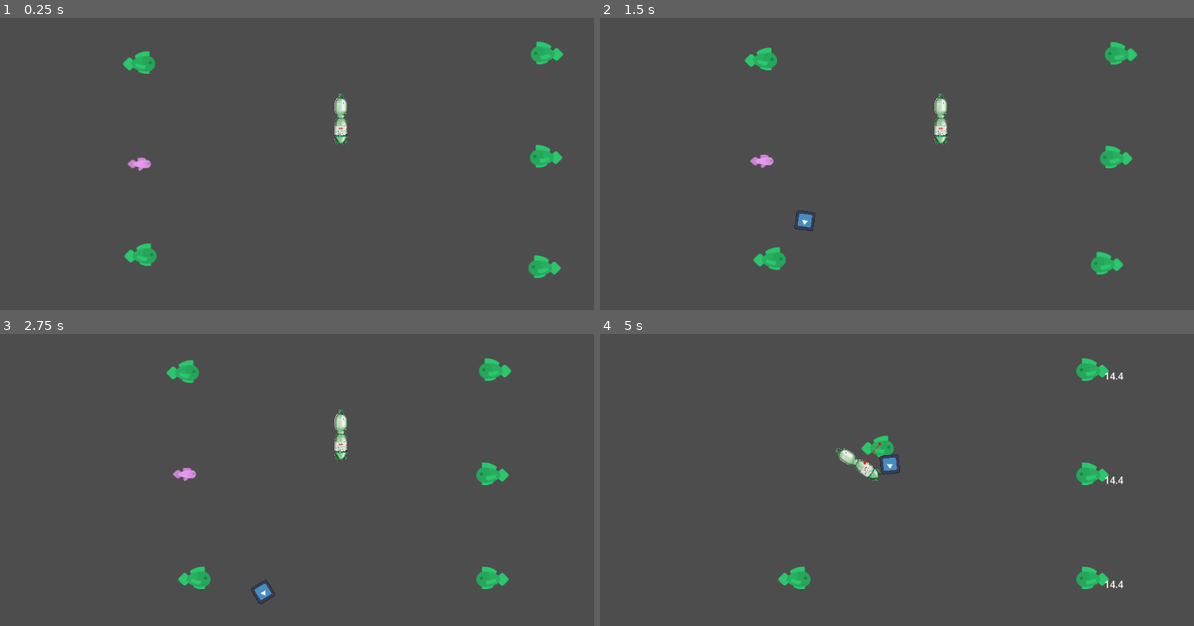
Above: before the commit, frames 1-4 (two rows, left to right).
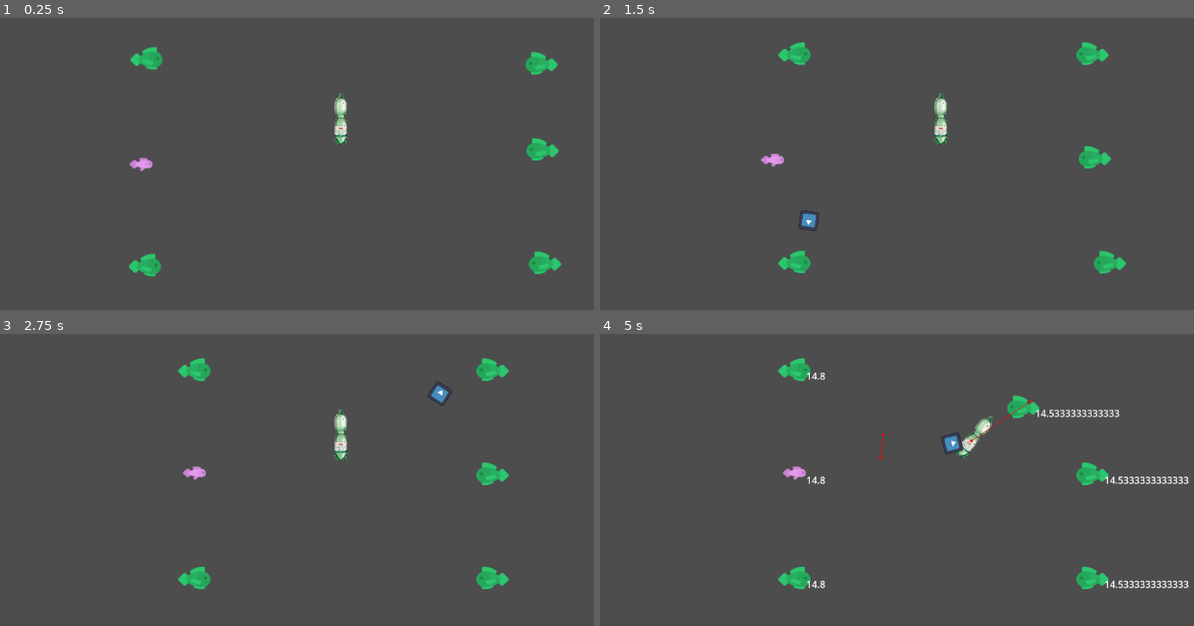
Above: after the commit, the same moments.

Repository: c0vvb0yy/gay-flankyball
Game: Godot game, scene res://stages/stage_root.tscn
The game is run twice, just before and just after one commit, with the same random seed, the same clock (stepped at 60 frames per second) and the same inputs. The engine's default icon, where the game draws it, is replaced by a stand-in: a white triangle on a blue panel in a dark square.
Inputs (mouse positions are in pixels of both pictures, inside the frame that each line leads up to):
- Up to frame 1 (0.25 s): no input
- Up to frame 2 (1.5 s): tap Enter (ui_accept) at 0.5, 1.35 s; move the mouse to (1093, 102) at 0.52 s; hold Right (ui_right) 0.53-1.28 s; hold Enter (ui_accept) 0.53-1.28 s; click (1093, 102) at 0.67 s; move the mouse to (807, 143) at 1.27 s; hold Down (ui_down) from 1.28 s (still down); click (807, 143) at 1.42 s
- Up to frame 3 (2.75 s): tap Enter (ui_accept) at 1.52, 1.82 s; move the mouse to (409, 354) at 2.02 s; release Down (ui_down) at 2.03 s; hold Right (ui_right) from 2.03 s (still down); hold Enter (ui_accept) from 2.03 s (still down); click (409, 354) at 2.17 s
- Up to frame 4 (5 s): move the mouse to (908, 515) at 2.77 s; release Right (ui_right) at 2.78 s; release Enter (ui_accept) at 2.78 s; hold Up (ui_up) 2.78-3.53 s; tap Enter (ui_accept) at 2.85, 3.02, 3.32, 4.35, 4.52, 4.82 s; click (908, 515) at 2.92 s; move the mouse to (1152, 497) at 3.52 s; hold Enter (ui_accept) 3.53-4.28 s; hold Left (ui_left) from 3.53 s (still down); click (1152, 497) at 3.67 s; move the mouse to (736, 380) at 4.27 s; click (736, 380) at 4.42 s

The runs differ from the first frame. In frame 1, 1.7% of the frame differs, in the area x 20-95%, y 7-90%; in frame 2, 2.5%; in frame 3, 0.9%; in frame 4, 2.9%, in the area x 29-100%, y 8-88%.

Commit message:
bit of renaming and trying to get the game to work

Diff:
--- a/new-game-project/Entities/game.gd
+++ b/new-game-project/Entities/game.gd
@@ -36,7 +36,7 @@
 func get_center():
 	return $TargetBottleSpawnPosition.global_position
 
-func add_player(character:String, allied:bool, delay:=0.0):
+func add_participant(character:String, allied:bool, delay:=0.0):
 	var team_members:int
 	if allied:
 		team_members = team_members_allied.size()
@@ -74,30 +74,33 @@
 
 	var t = create_tween()
 	t.tween_property(participant, "position", goal_position, randf_range(0.7, 3.5))
-	t.tween_callback(remove_player_blocker)
+	t.tween_callback(remove_participant_blocker)
 	participant.start_position = goal_position
 	# TODO: after delay, the player enters from off screen
 	# when they have reached their goal opsition, they emit a signal to reduce blockers here
 	# when 0 blockers are reached, call start_match
 
-var player_blockers := 0
+var participant_blockers := 0
 func initiate_match():
 	participants_enemy.clear()
 	participants_allied.clear()
 	turn_order_index = 0
-	player_blockers = team_members_enemy.size() + team_members_allied.size()
+	participant_blockers = team_members_enemy.size() + team_members_allied.size()
 	reset_target_bottle()
 	for i in team_members_allied.size():
-		add_player(team_members_allied[i], true, i * randf_range(1.5, 2.5))
+		add_participant(team_members_allied[i], true, i * randf_range(1.5, 2.5))
 	for i in team_members_enemy.size():
-		add_player(team_members_enemy[i], false, i * randf_range(1.5, 2.5))
+		add_participant(team_members_enemy[i], false, i * randf_range(1.5, 2.5))
 
-func remove_player_blocker():
-	player_blockers -= 1
-	if player_blockers <= 0:
+func remove_participant_blocker():
+	participant_blockers -= 1
+	if participant_blockers <= 0:
 		start_match()
 
 func reset_target_bottle():
+	print("resetting")
+	for bottle : ProjectileBottle in get_tree().get_nodes_in_group("projectile"):
+		bottle.queue_free()
 	var target_bottle : RigidBody2D = $TargetBottle
 	target_bottle.position = $TargetBottleSpawnPosition.position
 	target_bottle.linear_velocity = Vector2.ZERO
@@ -116,10 +119,9 @@
 
 func start_match():
 	get_tree().create_timer(2)
-	print("start")
 	# build turn order
-	var player_count = team_members_enemy.size() + team_members_allied.size()
-	for i in player_count:
+	var participant_count = team_members_enemy.size() + team_members_allied.size()
+	for i in participant_count:
 		if i % 2 == 0:# enemy on odds so allied team always goes first
 			turn_order.append(participants_enemy[i / 2])
 		else:
@@ -127,7 +129,6 @@
 	turn_order[turn_order_index].set_active(true)
 
 func start_defense():
-	print("defend")
 	var defender:Participant
 	if is_attacker_allied():
 		defender = participants_enemy[defender_index_enemy]
--- a/new-game-project/Entities/participants/Player/player.gd
+++ b/new-game-project/Entities/participants/Player/player.gd
@@ -13,7 +13,11 @@
 	super()
 
 func _input(event):
-	if event.is_action_pressed("ui_accept") and state == State.Aiming:
+	var left_click := false
+	if event is InputEventMouseButton:
+		if event.button_index == MOUSE_BUTTON_LEFT and event.pressed:
+			left_click = true
+	if (event.is_action_pressed("ui_accept") or left_click) and state == State.Aiming:
 		if not targeter.is_rotation_set:
 			targeter.is_rotation_set = true
 			return
@@ -24,12 +28,13 @@
 	if state == State.Defending:
 		catcher.look_at(get_global_mouse_position())
 		#catcher.rotate(get_drunk_sway() * 0.5)
-		if event is InputEventMouseButton:
-			if event.button_index == MOUSE_BUTTON_LEFT and event.pressed:
-				attempt_catch()
-				print("hsdgfhsdg")
+		if left_click:
+			attempt_catch()
+			print("hsdgfhsdg")
 
 func _physics_process(delta: float) -> void:
+	if state != State.Defending:
+		return
 	var input_direction = Input.get_vector("ui_left", "ui_right", "ui_up", "ui_down")
 
 	if input_direction != Vector2.ZERO:
@@ -39,6 +44,7 @@
 		#position = lerp(position, position + input * deftness, 0.1)
 
 func set_active(value:bool):
+	await  get_tree().process_frame
 	super(value)
 	state = State.Aiming
 	$Targeter.visible = active
@@ -57,7 +63,6 @@
 func start_defending():
 	super()
 	$Catcher.visible = true
-	print("PLAYER DEFENDS")
 
 
 func _on_catcher_bottle_entered() -> void:
--- a/new-game-project/Entities/participants/participant.gd
+++ b/new-game-project/Entities/participants/participant.gd
@@ -89,9 +89,10 @@
 
 func attempt_catch():
 	if catcher.has_bottle:
-		GameWorld.game_stage.game.reset_target_bottle()
-		GameWorld.game_stage.game.start_next_round()
 		reset_to_start_position()
+		GameWorld.game_stage.game.call_deferred("reset_target_bottle")
+		GameWorld.game_stage.game.call_deferred("start_next_round")
+
 	else:
 		stun()
 
